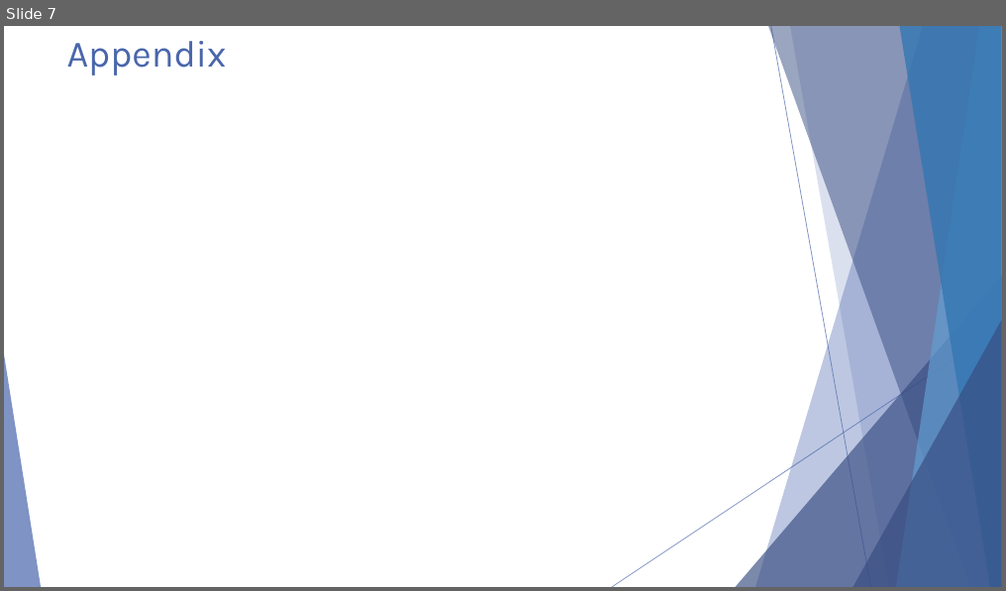
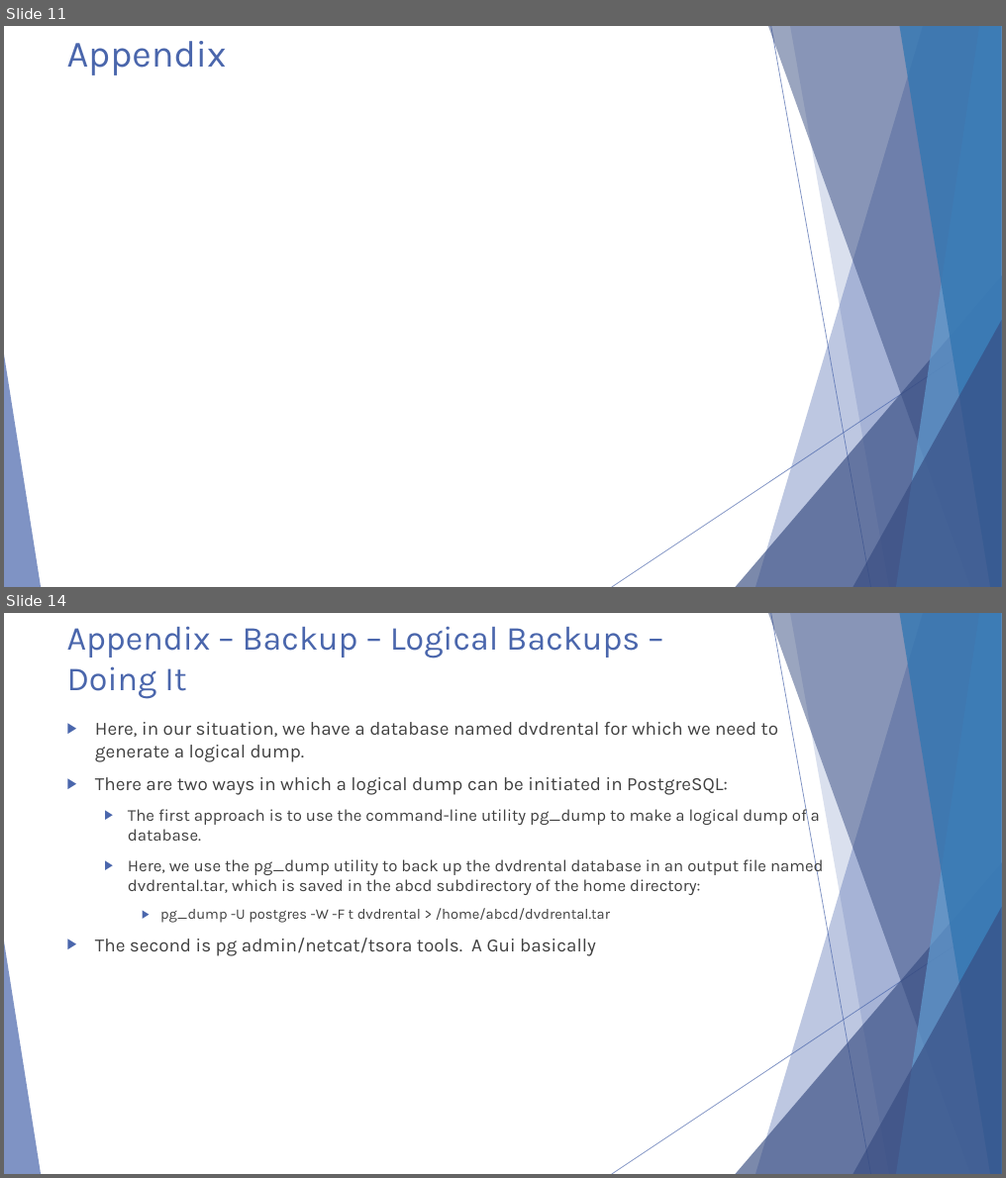
Before and after one commit to michaelrishiforrester/IntrotoPostgres2016, a slide deck: Presentations/Postgresql Presentation Day 2.pptx. Shown one above the other, each under a label of ours: slide 7 before the commit, slides 11 and 14 after it; the slides between them are not shown. The pictures are 1006x591 and 1006x1178 pixels, drawn with LibreOffice and Linux fonts; fonts in the diff are those of the drawing. Boxes give left, top, right and bottom in pixels: in the first picture for what was removed or moved away, otherwise in the second. Text is boxed around its words. In the diff, an @@ line names an element or a change of style, - is before the commit and + after.

```diff
--- a/Presentations/Postgresql Presentation Day 2.pptx
+++ b/Presentations/Postgresql Presentation Day 2.pptx
@@ slide 14 added at [4,613,1002,1174], background #FFFFFF; not listed: 10 template elements that a slide beside it also shows @@
@@ title added at [67,626,640,699], 32.4 pt, text #4A66AC @@
+Appendix – Backup – Logical Backups – Doing It
@@ text added at [95,722,824,957], 16 pt, text #404040 @@
+▶ Here, in our situation, we have a database named dvdrental for which we need to generate a logical dump.
+▶ There are two ways in which a logical dump can be initiated in PostgreSQL:
+  ▶ The first approach is to use the command-line utility pg_dump to make a logical dump of a database.
+  ▶ Here, we use the pg_dump utility to back up the dvdrental database in an output file named dvdrental.tar, which is saved in the abcd subdirectory of the home directory:
+    ▶ pg_dump -U postgres -W -F t dvdrental > /home/abcd/dvdrental.tar
+▶ The second is pg admin/netcat/tsora tools. A Gui basically
@@ what was slide 7 is now slide 11 @@
```
Also in this commit, not shown: 9 other slides added, 1 slide removed.
